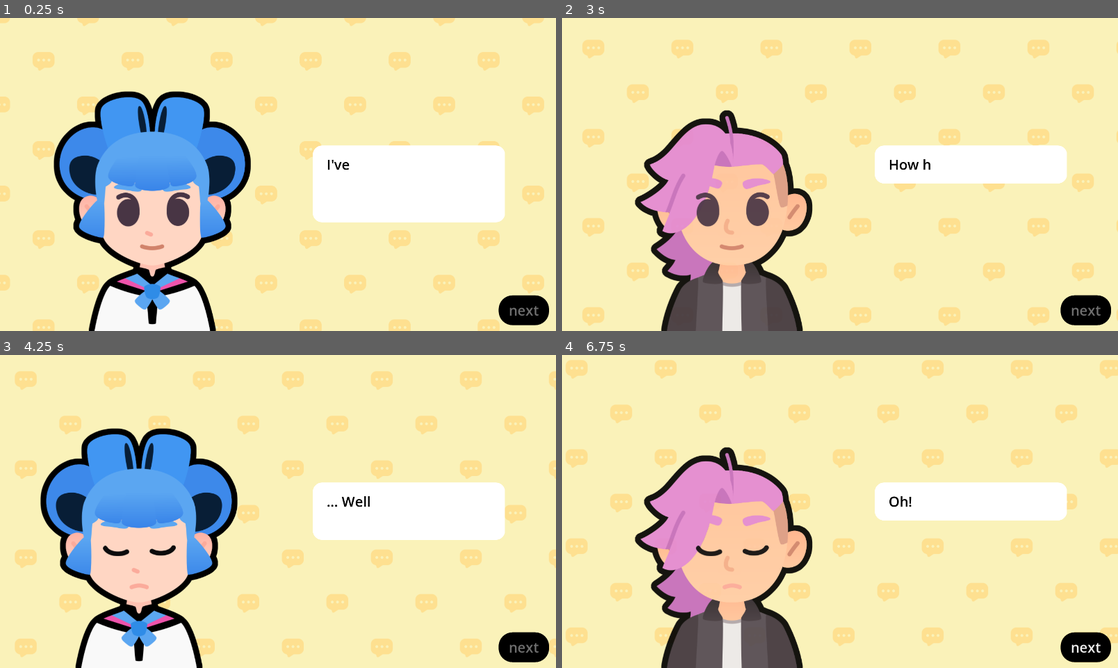
Above: before the commit, frames 1-4 (two rows, left to right).
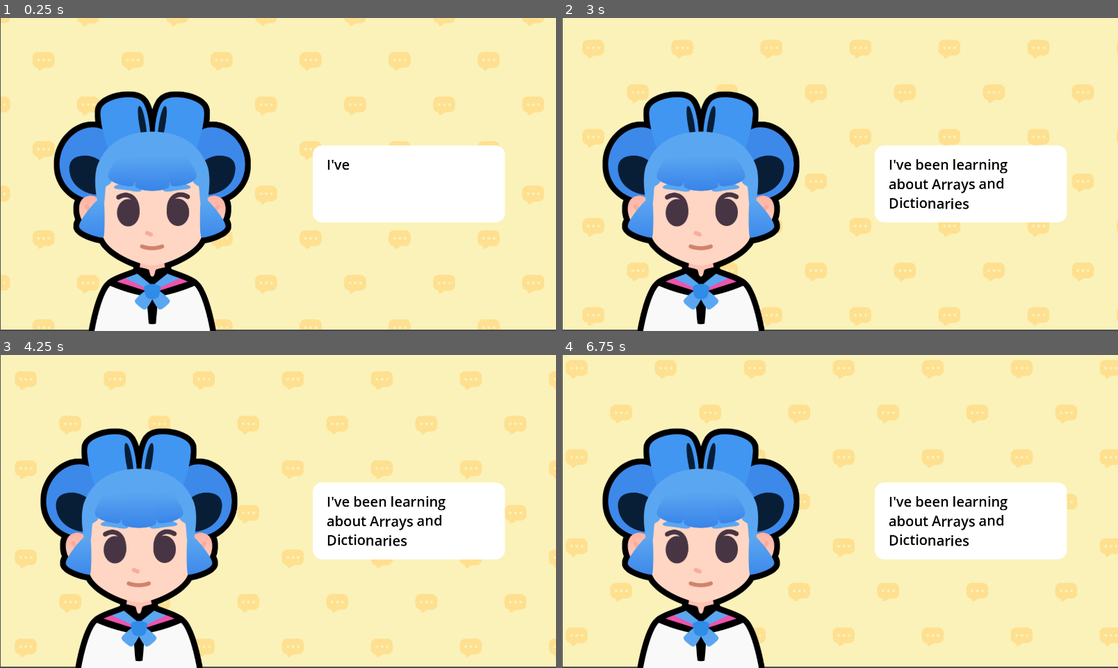
Above: after the commit, the same moments.

Repository: Dhdjsn/M8-Starting-a-Dialogue
Game: Godot game, scene res://lessons/dialogue.tscn
Same seed, same stepped clock (60 frames per second), same inputs: the game is played once before the commit and once after it. The project has no main scene, so this scene is started directly. Sound files missing from this copy of the repository are replaced by a short silence.
Inputs (mouse positions are in pixels of both pictures, inside the frame that each line leads up to):
- Up to frame 1 (0.25 s): no input
- Up to frame 2 (3 s): tap Enter at 0.5 s; move the mouse to (962, 158) at 0.52 s; tap Z at 0.6, 1.35, 2.1 s; click (962, 158) at 0.67 s; tap Space at 0.77, 1.52 s; move the mouse to (728, 190) at 1.27 s; click (728, 190) at 1.42 s; move the mouse to (895, 105) at 2.02 s; click (895, 105) at 2.17 s; click (1084, 312) at 2.75 s, where only the run before the commit has a clickable "next"
- Up to frame 3 (4.25 s): move the mouse to (250, 574) at 3.52 s; tap Z at 3.6 s; click (250, 574) at 3.67 s; tap Space at 3.77 s
- Up to frame 4 (6.75 s): move the mouse to (1006, 558) at 4.27 s; tap Z at 4.35, 5.1, 5.85 s; click (1006, 558) at 4.42 s; tap Space at 4.52, 5.27 s; move the mouse to (673, 464) at 5.02 s; click (673, 464) at 5.17 s; move the mouse to (867, 511) at 5.77 s; click (867, 511) at 5.92 s; click (1084, 649) at 6.5 s, where only the run before the commit has a clickable "next"

The runs differ from the first frame. In frame 1, 1.3% of the frame differs, in the area x 0-100%, y 0-100%; in frame 2, 27%; in frame 3, 4.9%; in frame 4, 27%.
Error after the commit: Invalid assignment of property or key 'disabled' with value of type 'bool' on a base object of type 'null instance'. (res://lessons/dialogue.gd:110)

Commit message:
M8L2 done

Diff:
--- a/lessons/dialogue.tscn
+++ b/lessons/dialogue.tscn
@@ -14,12 +14,6 @@
 shader_parameter/bg_color = Color(0.980392, 0.94902, 0.72549, 1)
 shader_parameter/pattern_color = Color(0.996078, 0.878431, 0.564706, 1)
 shader_parameter/pattern_size = 256.0
-
-[sub_resource type="InputEventAction" id="InputEventAction_3rk3v"]
-action = &"advance_text"
-
-[sub_resource type="Shortcut" id="Shortcut_7vboy"]
-events = [SubResource("InputEventAction_3rk3v")]
 
 [node name="Dialogue" type="Control"]
 layout_mode = 3
@@ -37,6 +31,10 @@
 anchors_preset = 15
 anchor_right = 1.0
 anchor_bottom = 1.0
+offset_left = 2.0
+offset_top = -5.0
+offset_right = 2.0
+offset_bottom = -5.0
 grow_horizontal = 2
 grow_vertical = 2
 
@@ -65,38 +63,32 @@
 expand_mode = 1
 stretch_mode = 5
 
-[node name="RichTextLabel" type="RichTextLabel" parent="."]
-unique_name_in_owner = true
+[node name="VBoxContainer" type="VBoxContainer" parent="."]
+clip_contents = true
 layout_mode = 1
 anchors_preset = -1
 anchor_left = 0.75
 anchor_right = 1.0
 anchor_bottom = 1.0
-offset_left = -360.32
+offset_left = -360.32007
 offset_top = 440.0
 offset_right = -176.0
-offset_bottom = -519.0
+offset_bottom = -509.0
+focus_mode = 3
+mouse_filter = 0
+
+[node name="RichTextLabel" type="RichTextLabel" parent="VBoxContainer"]
+unique_name_in_owner = true
+layout_mode = 2
 size_flags_horizontal = 3
+size_flags_vertical = 2
 bbcode_enabled = true
 text = "Hello World"
 fit_content = true
 
-[node name="NextButton" type="Button" parent="."]
+[node name="ActionButtonsVBoxContainer" type="VBoxContainer" parent="VBoxContainer"]
 unique_name_in_owner = true
-layout_mode = 1
-anchors_preset = 3
-anchor_left = 1.0
-anchor_top = 1.0
-anchor_right = 1.0
-anchor_bottom = 1.0
-offset_left = -198.0
-offset_top = -107.0
-offset_right = -24.0
-offset_bottom = -20.0
-grow_horizontal = 0
-grow_vertical = 0
-shortcut = SubResource("Shortcut_7vboy")
-text = "next"
+layout_mode = 2
 
 [node name="AudioStreamPlayer" type="AudioStreamPlayer" parent="."]
 unique_name_in_owner = true
--- a/project.godot
+++ b/project.godot
@@ -1,3 +1,11 @@
+; Engine configuration file.
+; It's best edited using the editor UI and not directly,
+; since the parameters that go here are not all obvious.
+;
+; Format:
+;   [section] ; section goes between []
+;   param=value ; assign values to parameters
+
 config_version=5
 
 [application]
@@ -5,6 +13,11 @@
 config/name="M08. Start a Dialogue (Workbook)"
 config/features=PackedStringArray("4.5")
 config/icon="res://icon_start_a_dialog.png"
+
+[autoload]
+
+UITestPanel="*res://addons/gdpractice/tester/ui_test_panel.tscn"
+Metadata="*res://addons/gdpractice/practice_solutions/metadata.gd"
 
 [display]
 
Not shown: 1 places in lessons/dialogue.tscn that only renumber resources
Not shown, added: practices/L4.P1.populate_inventory/populate_inventory.gd.uid
Not shown, added: practices/L4.P2.equip_item/equip_item.gd.uid
Not shown, added: practices/L5.P1.shopping_loot/shopping_entry.gd.uid
Not shown, added: practices/L5.P1.shopping_loot/shopping_loot.gd.uid
Not shown, changed: practices/L6.P1.powered_inventory/assets/energy.svg.import
Not shown, changed: practices/L6.P1.powered_inventory/assets/fire.svg.import
Not shown, changed: practices/L6.P1.powered_inventory/assets/health.svg.import
Not shown, changed: practices/L6.P1.powered_inventory/assets/poison.svg.import
Not shown, changed: practices/L6.P1.powered_inventory/assets/triforce.svg.import
Not shown, changed: practices/L6.P1.powered_inventory/assets/water.svg.import
Not shown, added: practices/L6.P1.powered_inventory/power.gd.uid
(and 2 more such lines)
